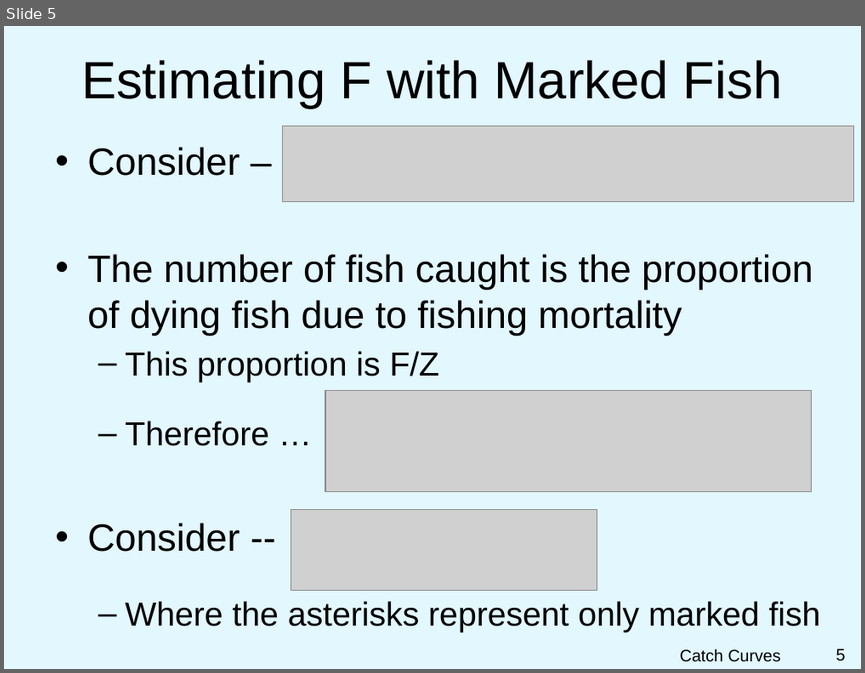
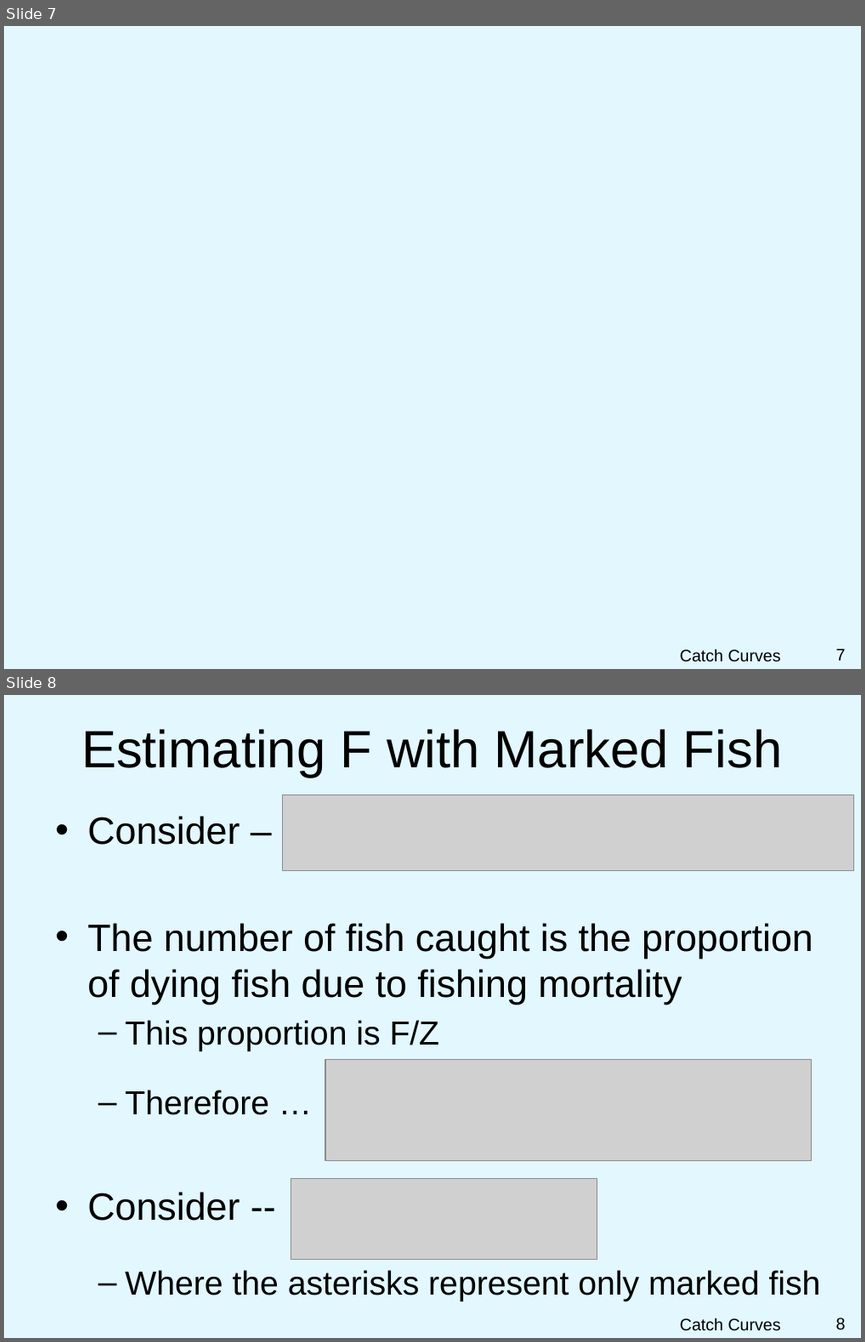
Before and after one commit to droglenc/NCNRS349, a slide deck: modules/Mortality/PPT_Components.pptx. Shown one above the other, each under a label of ours: slide 5 before the commit, slides 7 and 8 after it. The pictures are 865x673 and 865x1342 pixels, drawn with LibreOffice and Linux fonts; fonts in the diff are those of the drawing; grey boxes stand for pictures; background and template pictures are left out. Boxes give left, top, right and bottom in pixels: in the first picture for what was removed or moved away, otherwise in the second. Text is boxed around its words. In the diff, an @@ line names an element or a change of style, - is before the commit and + after.

```diff
--- a/modules/Mortality/PPT_Components.pptx
+++ b/modules/Mortality/PPT_Components.pptx
@@ slide 7 added at (4,26,861,669), background picture (left out) @@
@@ text added at (680,648,781,662), 14 pt, text #000000 @@
+Catch Curves
@@ page number added at (836,648,846,660), 14 pt, text #000000 @@
+7
@@ what was slide 5 is now slide 8 @@
@@ page number at (836,1317,846,1330): text changed @@
-5
+8
```
Also in this commit, not shown: 4 slides changed, 2 other slides added, 1 other file.
